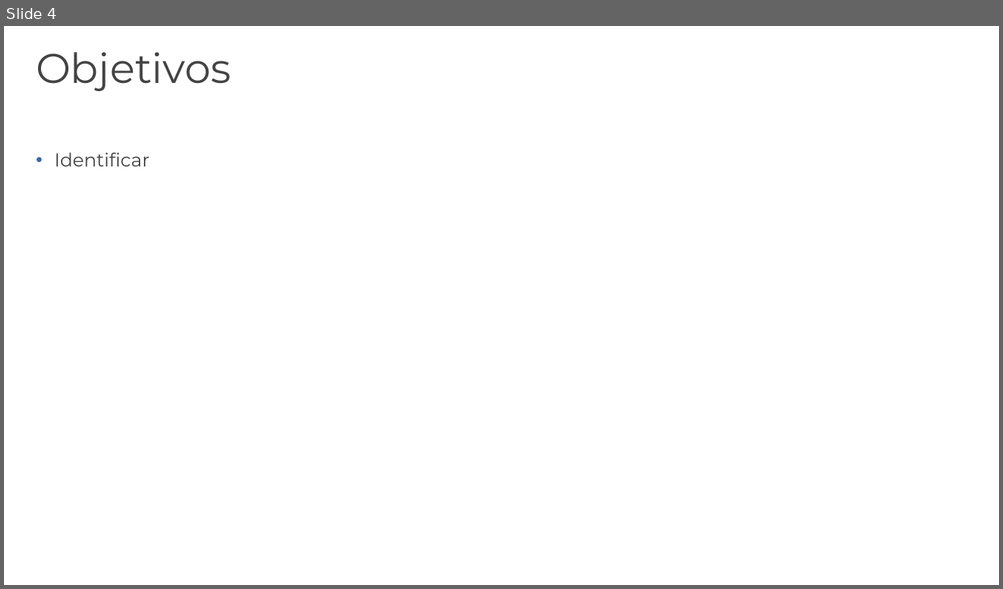
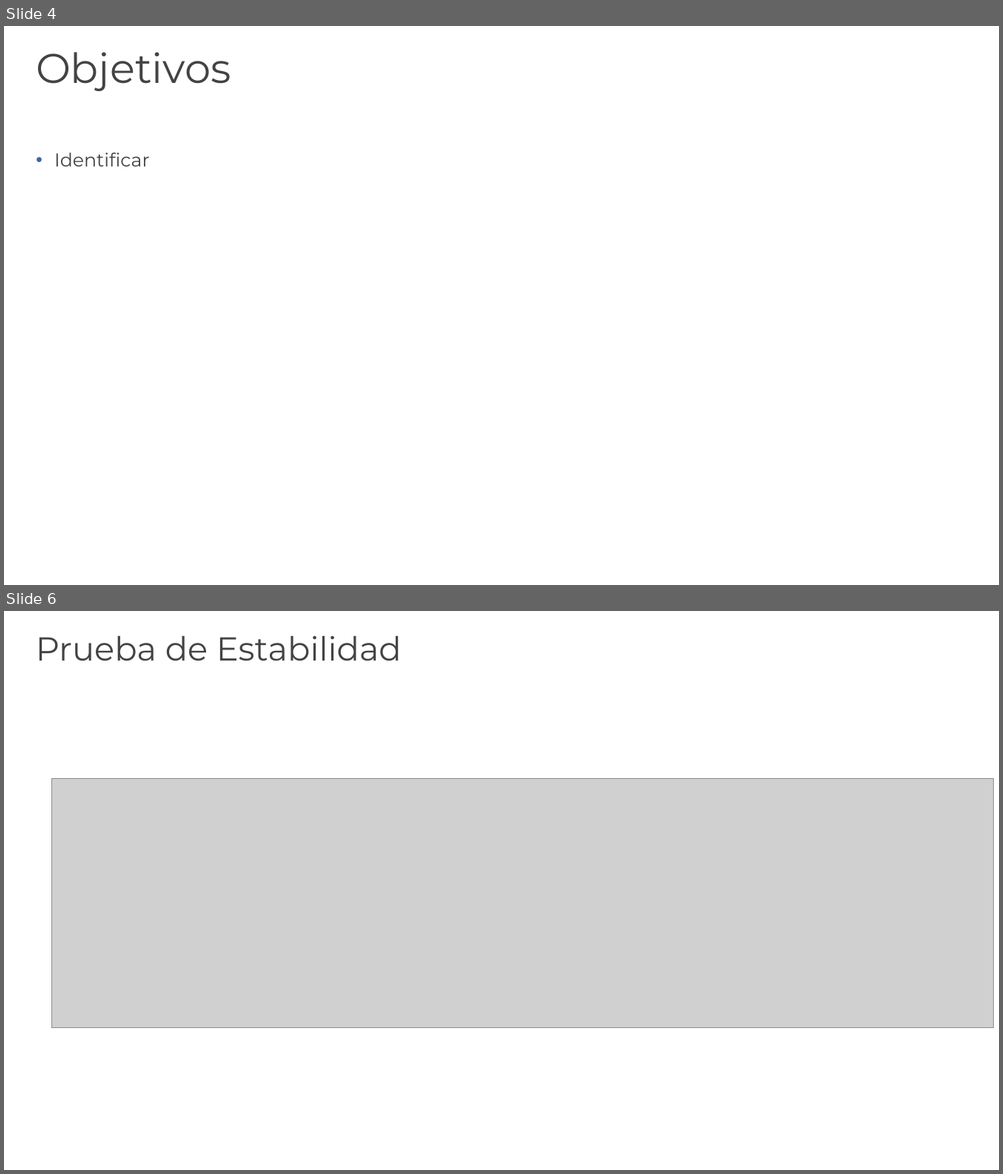
Before and after one commit to JoseBurg/sensibilidad-tc-recuadro, a slide deck: Template Presentación Recuadros.pptx. Shown one above the other, each under a label of ours: slide 4 before the commit, slides 4 and 6 after it; the slides between them are not shown. The pictures are 1003x589 and 1003x1174 pixels, drawn with LibreOffice and Linux fonts; fonts in the diff are those of the drawing; grey boxes stand for pictures; background and template pictures are left out. Boxes give left, top, right and bottom in pixels: in the first picture for what was removed or moved away, otherwise in the second. Text is boxed around its words. In the diff, an @@ line names an element or a change of style, - is before the commit and + after.

Commit message:
Ppt

```diff
--- a/Template Presentación Recuadros.pptx
+++ b/Template Presentación Recuadros.pptx
@@ slide 6 added at (4,611,999,1170), background picture (left out) @@
@@ title added at (36,635,401,661), 32 pt, text #434343 @@
+Prueba de Estabilidad
@@ picture added at (52,779,993,1028) @@
```
Also in this commit, not shown: 2 other slides added, 3 slides removed.
